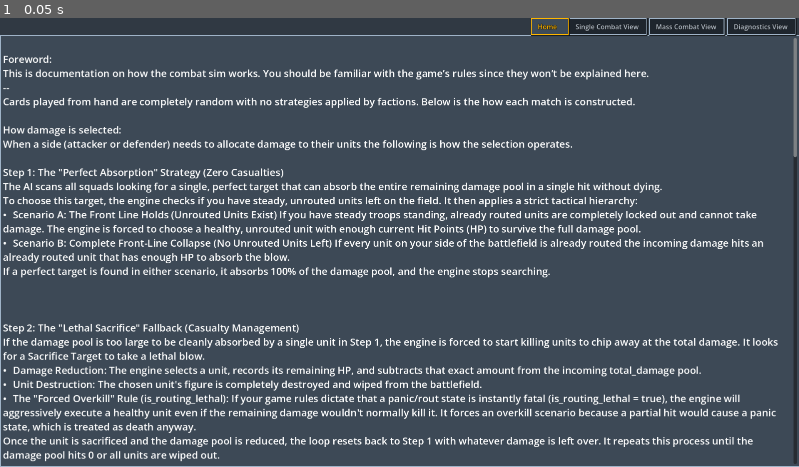
Above: before the commit, frame 1.
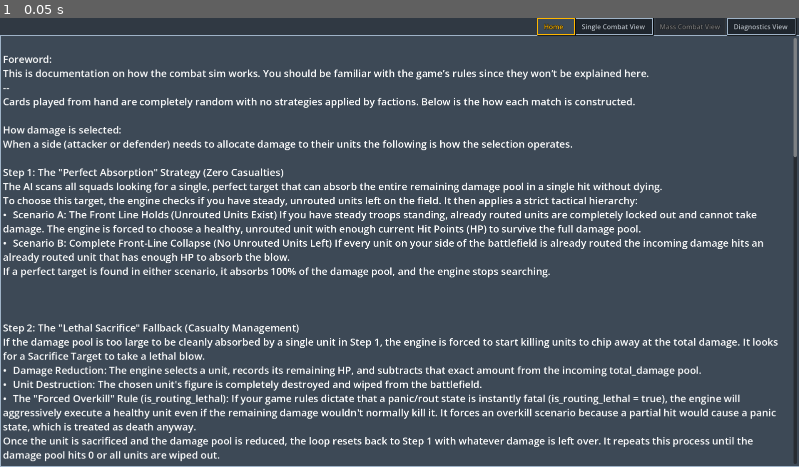
Above: after the commit, the same moment.

Repository: SirConnery/herakon-cogitator-combat-sim-repo
Game: Godot game, scene res://ui/ui.tscn
Two runs of this game, one before a commit and one after it. Both use one fixed random seed, a clock stepped at 60 frames per second and the inputs below.
Inputs:
- Up to frame 1 (0.05 s): no input

The runs differ from the first frame. In frame 1, 0.3% of the frame differs, in the area x 66-91%, y 0-5%.

Commit message:
Runtime parser improvement. No more hanging.

Diff:
--- a/project.godot
+++ b/project.godot
@@ -36,3 +36,4 @@
 [rendering]
 
 rendering_device/driver.windows="d3d12"
+renderer/rendering_method="gl_compatibility"
--- a/ui/diagnostics_view/diagnostics_view.gd
+++ b/ui/diagnostics_view/diagnostics_view.gd
@@ -74,12 +74,11 @@
 
 	if data_processed:
 		return
-	data_processed = true
 
 	sim_controller = ui.sim_controller
 	var binary_path := "res://export/simulation_ground_data.dat"
 
-	#  Kept only your hard scene containers and tab sheets here to protect structural elements
+	# Kept only your hard scene containers and tab sheets here to protect structural elements
 	var all_containers: Array[Control] = [
 		overall_faction_winrates, attacker_win_rates, defender_win_rates,
 		overall_early_stage_win_rates, attacker_early_stage_win_rates, defender_early_stage_win_rates,
@@ -95,8 +94,16 @@
 		if container != null:
 			UI_Utils.clear_children(container)
 
-	if not FileAccess.file_exists(binary_path):
+	# 🎯 WEB COMPATIBILITY FIX: Bypass FileAccess.file_exists() which returns false inside .pck web bundles.
+	var file = FileAccess.open(binary_path, FileAccess.READ)
+
+	# Safely abort if the file doesn't exist or isn't baked into the build yet
+	if file == null:
+		push_error("❌ Diagnostics View Error: Unable to open data stream at: " + binary_path)
 		return
+
+	# Lock the calculation execution gate only after confirming the stream is active
+	data_processed = true
 
 	# 2. INITIALIZE TRACKING DATA STRUCTURE FOR LEADERBOARDS
 	var matrix_cache := {}
@@ -133,19 +140,28 @@
 		card_matchup_cache[f_id] = {}
 
 	# 3. HIGH-SPEED SINGLE PASS BINARY STREAM PARSER
-	var file = FileAccess.open(binary_path, FileAccess.READ)
+	# ⚡ WEB THREAD SAFETY: Setup frame-slicing variables to mitigate single-thread locks
+	var lines_processed_this_frame := 0
+	var chunk_size := 500
+
 	while file.get_position() < file.get_length():
 		var data = file.get_var()
-
-		#  FIX: Adjusted step validation layout up to match the 7-element exporter payload
+		lines_processed_this_frame += 1
+
+		# ⚡ FRAME-SLICE YIELD: Yields processing back to main browser viewport loop to prevent visual hanging
+		if lines_processed_this_frame >= chunk_size:
+			lines_processed_this_frame = 0
+			await Engine.get_main_loop().process_frame
+
+		# FIX: Adjusted step validation layout up to match the 7-element exporter payload
 		if data is Array and data.size() >= 7:
 			# data[0] is match_index (safely skipped for calculations)
-			var stage_id: int = data[1]       #  FIX: stage index is 1
-			var atk_id: int = data[2]         #  FIX: atk_id index is 2
-			var def_id: int = data[3]         #  FIX: def_id index is 3
-			var atk_won: bool = bool(data[4]) #  FIX: atk_won index is 4
-			var atk_deck: Array = data[5]     #  FIX: atk_deck index is 5
-			var def_deck: Array = data[6]     #  FIX: def_deck index is 6
+			var stage_id: int = data[1]       # FIX: stage index is 1
+			var atk_id: int = data[2]         # FIX: atk_id index is 2
+			var def_id: int = data[3]         # FIX: def_id index is 3
+			var atk_won: bool = bool(data[4]) # FIX: atk_won index is 4
+			var atk_deck: Array = data[5]     # FIX: atk_deck index is 5
+			var def_deck: Array = data[6]     # FIX: def_deck index is 6
 
 			if matrix_cache[-1].has(atk_id) and matrix_cache[-1].has(def_id):
 				# Leaderboard global updates
--- a/ui/ui.gd
+++ b/ui/ui.gd
@@ -13,6 +13,10 @@
 func _ready() -> void:
 	sync_other_nodes()
 	G_SimEvents.mass_sim_completed.connect(_on_mass_sim_completed)
+	_disable_mass_combat_sim_for_web()
+
+func _disable_mass_combat_sim_for_web() -> void:
+	main_tabs.set_tab_disabled(2, true)
 
 func sync_other_nodes() -> void:
 	single_combat_view.sim = sim_controller
Not shown, added: export_presets.cfg
